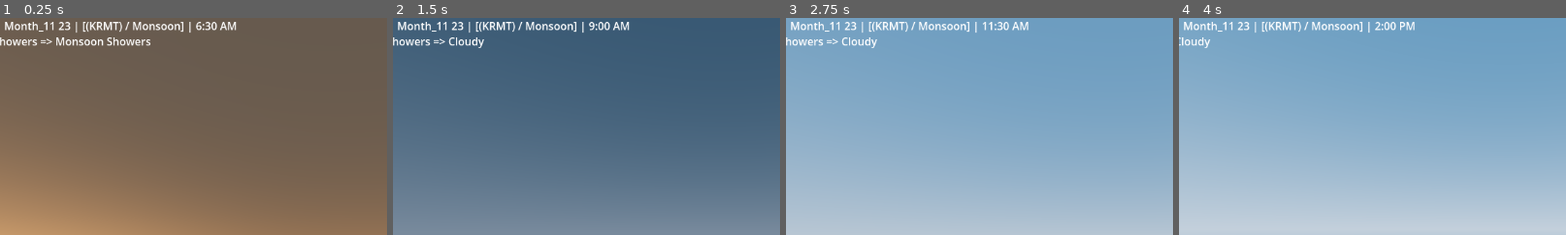
Above: before the commit, frames 1-4 (left to right).
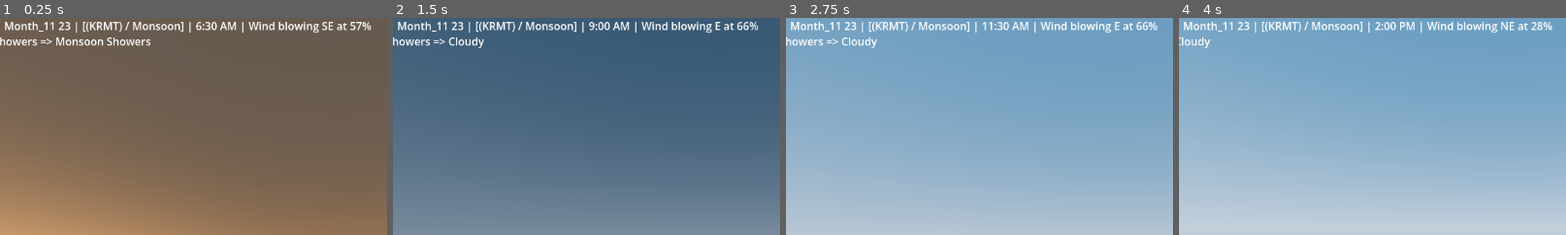
Above: after the commit, the same moments.

Repository: berukyilma111-svg/Low_Open_World
Game: Godot game, scene res://level.tscn
Two runs of this game, one before a commit and one after it. Both use one fixed random seed, a clock stepped at 60 frames per second and the inputs below. The project has no main scene, so this scene is started directly.
Inputs (mouse positions are % of the whole screen's width and height, from its top left):
- Up to frame 1 (0.25 s): no input
- Up to frame 2 (1.5 s): move the mouse to (55, 50) at 0.52 s; hold Shift (PaceUp) from 0.53 s (still down); tap Space (Jump) at 0.77 s; move the mouse to (45, 50) at 1.27 s
- Up to frame 3 (2.75 s): keep holding Shift (PaceUp); tap Space (Jump) at 1.52 s; move the mouse to (52, 48) at 2.02 s
- Up to frame 4 (4 s): keep holding Shift (PaceUp); tap Enter at 2.75 s; move the mouse to (49, 52) at 2.77 s; tap Space (Jump) at 3.02, 3.77 s; move the mouse to (57, 51) at 3.52 s
The pictures show only the part of the screen within x 8-57%, y 0-50%; the shares and areas given below are measured in that part.

The runs differ from the first frame. In frame 1, 0.7% of the frame differs, in the area x 62-96%, y 1-7%; in frame 2, 0.7%; in frame 3, 0.7%; in frame 4, 0.7%, in the area x 62-97%, y 1-7%.

Commit message:
Show the wind's direction and strength on the time label
Co-Authored-By: Claude Opus 5.5 <noreply@anthropic.com>
Claude-Session: https://claude.ai/code/session_01VrNHH5CVHxY5GmuhFF4bMp

Diff:
--- a/world-test-low/Sky_System/time.gd
+++ b/world-test-low/Sky_System/time.gd
@@ -8,6 +8,7 @@
 const WEATHER_PERIOD_HOURS := 3
 const MONTH_NAMES = ["Month_1", "Month_2", "Month_3", "Month_4", "Month_5", "Month_6", "Month_7", "Month_8", "Month_9", "Month_10", "Month_11", "Month_12", "Month_13"]
 const SEASON_NAMES = ["(MSKRM) / Harvest", "(BGA) / Dry Season", "(BLG) / Short Rains", "(KRMT) / Monsoon"]
+const COMPASS_POINTS = ["N", "NE", "E", "SE", "S", "SW", "W", "NW"]
 
 @export var weather: WeatherData
 @export var sky: SkyScript
@@ -73,3 +74,10 @@
 	if debug_label:
 		var clock_hour := 12 if hour % 12 == 0 else hour % 12
 		debug_label.text = "Year %d | %s %d | [%s] | %d:%02d %s" % [year, MONTH_NAMES[month - 1], day, SEASON_NAMES[season], clock_hour, minute, "PM" if hour >= 12 else "AM"]
+		var wind := weather.conditions
+		debug_label.text += " | Wind blowing %s at %d%%" % [_compass_point(wind.wind_direction), roundi(wind.wind_strength * 100.0)]
+
+# The compass point a horizontal direction heads toward, with north as world -Z and east as +X.
+static func _compass_point(direction: Vector2) -> String:
+	var heading := atan2(direction.x, -direction.y)  # 0 = north, turning clockwise
+	return COMPASS_POINTS[posmod(roundi(heading / (TAU / 8.0)), 8)]
